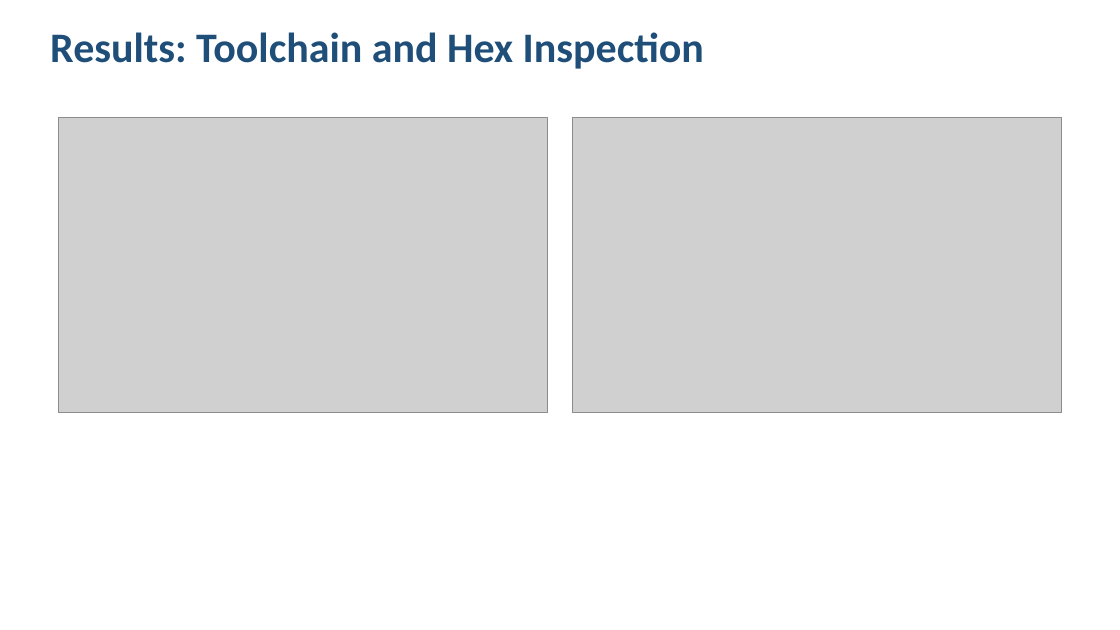
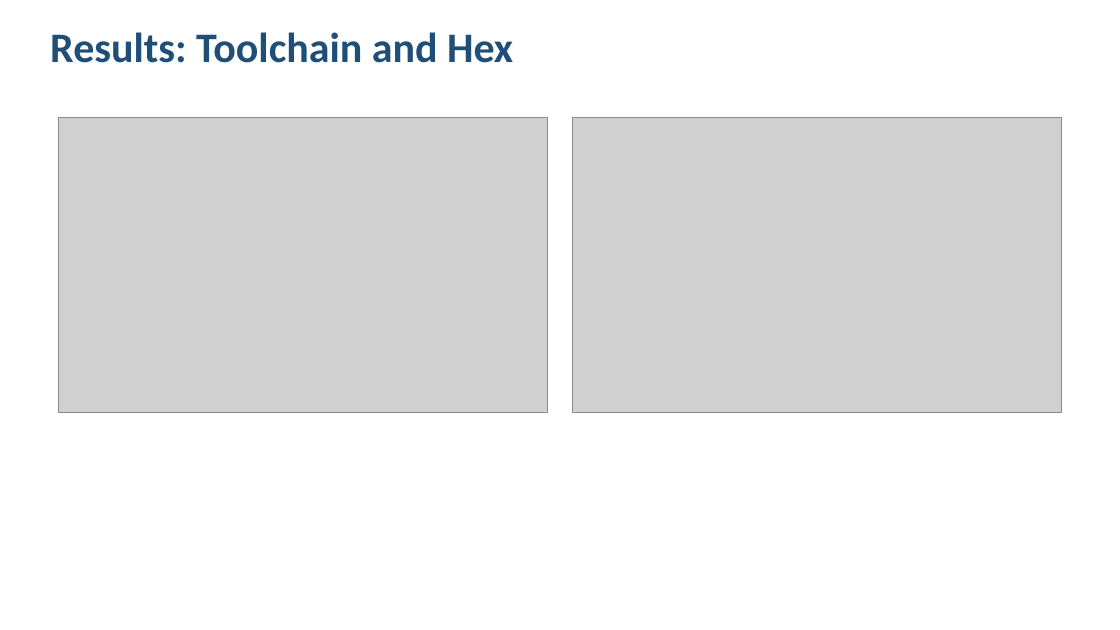
Before and after one commit to Maria618-hash/Ardiono-Alpha, a slide deck: slide 9 of Final_Defense_Presentation.pptx (slide 11 before the commit). Drawn at 1120x630 pixels with LibreOffice and Linux fonts; fonts in the diff are those of the drawing; grey boxes stand for pictures. Boxes give left, top, right and bottom in pixels: in the first picture for what was removed or moved away, otherwise in the second. Text is boxed around its words. In the diff, an @@ line names an element or a change of style, - is before the commit and + after.

```diff
--- a/Final_Defense_Presentation.pptx
+++ b/Final_Defense_Presentation.pptx
@@ text at (x1=50, y1=32, x2=513, y2=63): text changed @@
-Results: Toolchain and Hex Inspection
+Results: Toolchain and Hex
```
Also in this commit, not shown: 8 other slides changed, 3 slides added, 8 slides removed.
